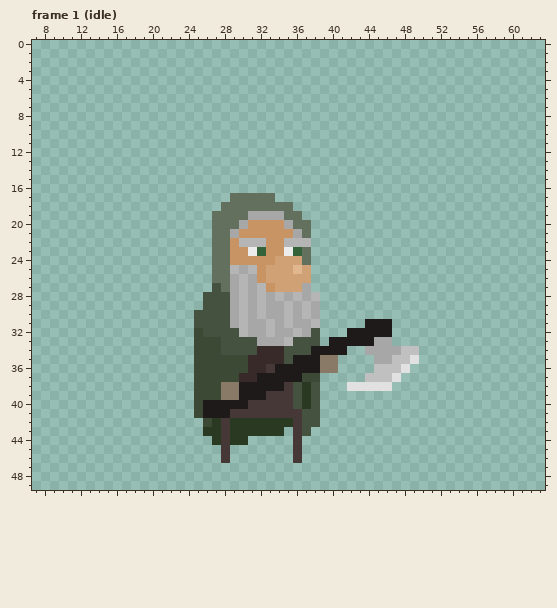
Pixel-art file -- src/player/player.aseprite. Above, as it was before the edit.
64x64 pixels, 14 frames. Colours within 5 levels of each other are drawn and written as one. Shown: frame 1 (idle): x 7..63, y 0..49. The commit also changed other frames, which this record leaves out.
Now the later version:
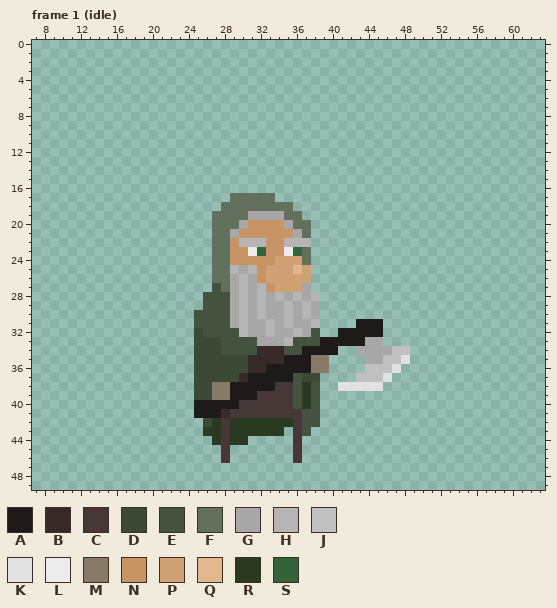
Palette (. is transparent): A #1e1a19  B #372a28  C #453836  D #3c4a35  E #465240  F #63705d  G #a7a7a7  H #b5b5b5  J #c0c0c0  K #e1e1e1  L #ececec  M #897967  N #c89463  P #cfa175  Q #e1b78f  R #2a3a22  S #34633a
Changes in this commit:
Frame 1 (idle), layer "Axe":
Colour A is added in row 31 at x 43; in row 32 at x 41; in row 33 at x 39.
Colour A replaces colour B in row 37 at x 31.
Colour A replaces colour C in row 36 at x 33.
Colour A replaces colour D in rows 40 to 41 at x 25.
Colour A replaces colour E in row 34 at x 37; in row 35 at x 35.
Colour A replaces colour M in rows 38 to 39 at x 29.
Colour B replaces colour A in row 41 at x 28.
Colour C replaces colour A in row 38 at x 34; in row 39 at x 32; in row 40 at x 30.
Colour E replaces colour A in row 37 at x 36.
Colour G is added in row 34 at x 43; in row 35 at x 44.
Colour G replaces colour A in row 33 at x 44.
Colour J is added in row 36 at x 44; in row 37 at x 43.
Colour J replaces colour G in row 34 at x 47; in row 35 at x 46.
Colour K is added in row 38 at x 41.
Colour K replaces colour J in row 35 at x 48; in row 36 at x 47; in row 37 at x 46.
Colour M replaces colour A in rows 35 to 36 at x 38.
Colour M replaces colour D in rows 38 to 39 at x 27.
Colour A is removed in rows 31 to 32 at x 46; in row 34 at x 41.
Colour G is removed in row 33 at x 46.
Colour J is removed in row 34 at x 49.
Colour K is removed in row 35 at x 49; in row 36 at x 48; in row 37 at x 47; in row 38 at x 46.
Colour M is removed in rows 35 to 36 at x 40.
Changed places in both pictures, as pixel boxes (x1, y1, x2, y2):
changed: (194, 319, 419, 418)
